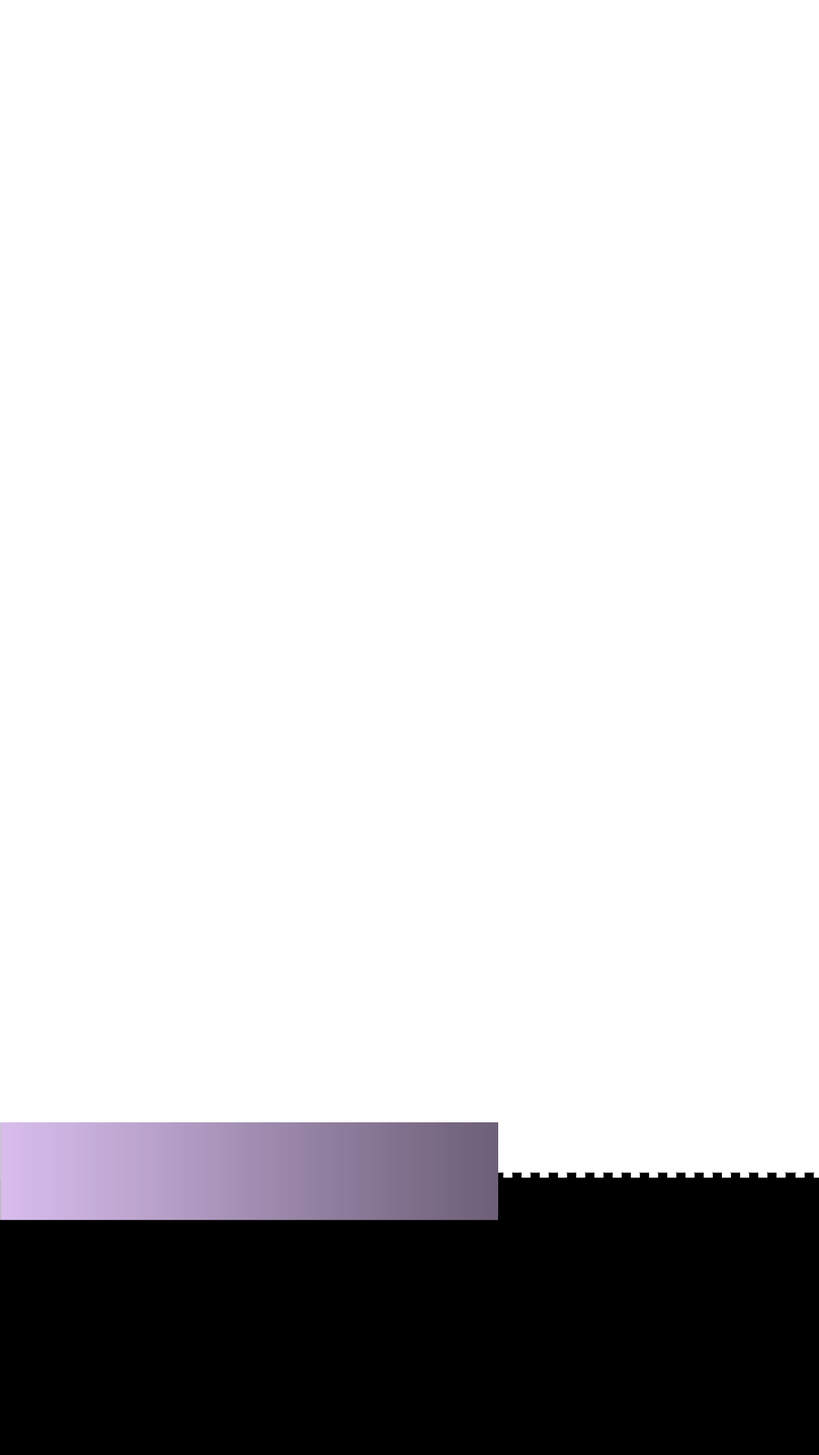
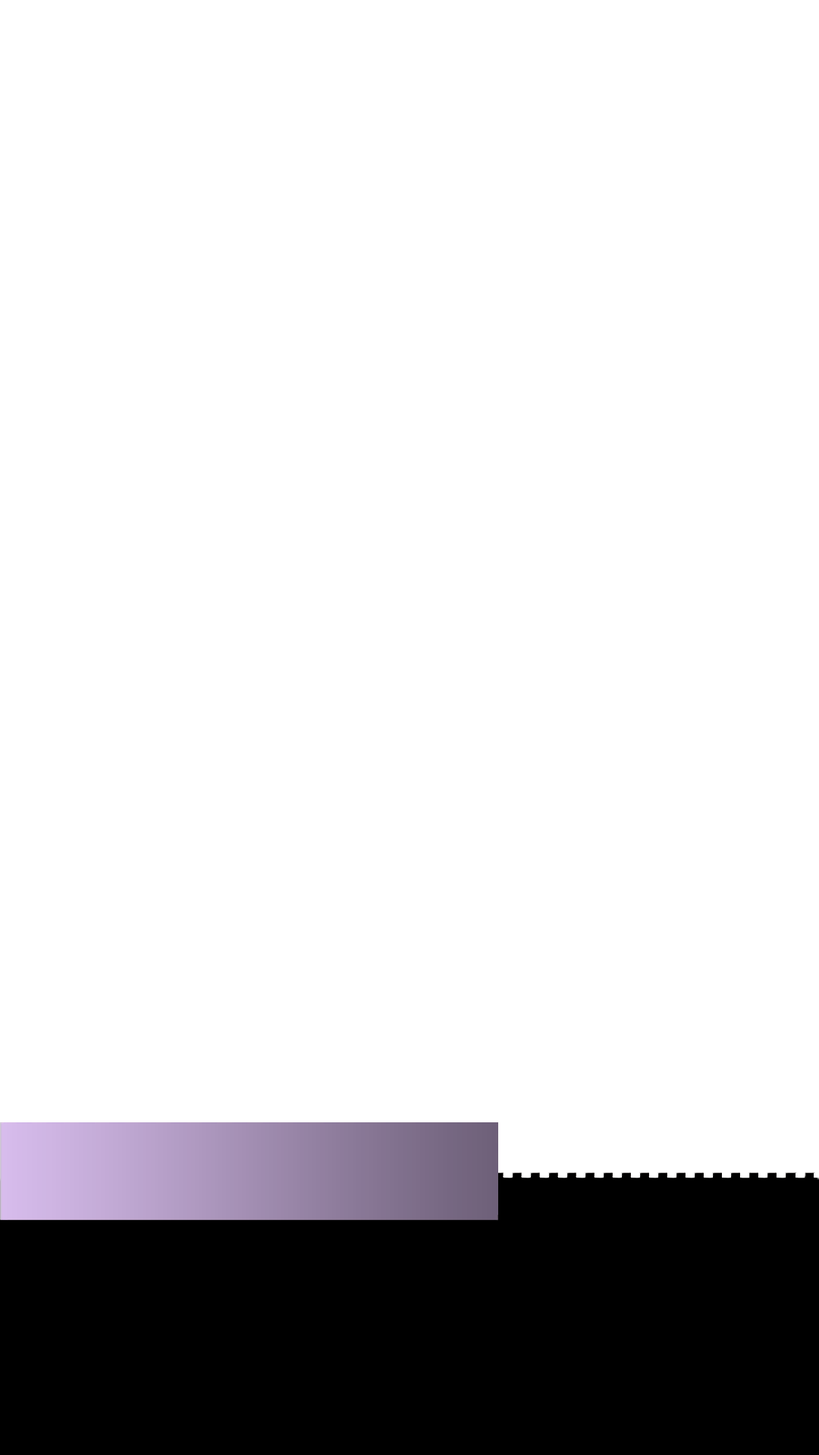
Layered file, before and after one edit (819x1455). Changes by layer:
painted on "name tag" over 0, 1177, 498, 1222
painted on "text tag" over 0, 1172, 819, 1182
